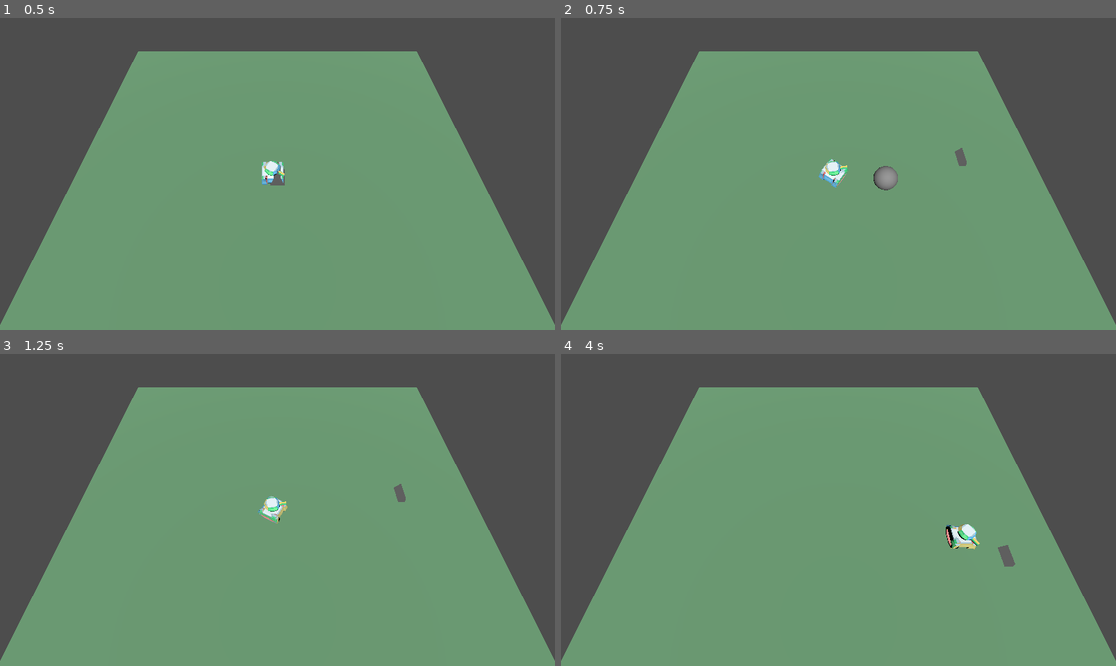
Above: before the commit, frames 1-4 (two rows, left to right).
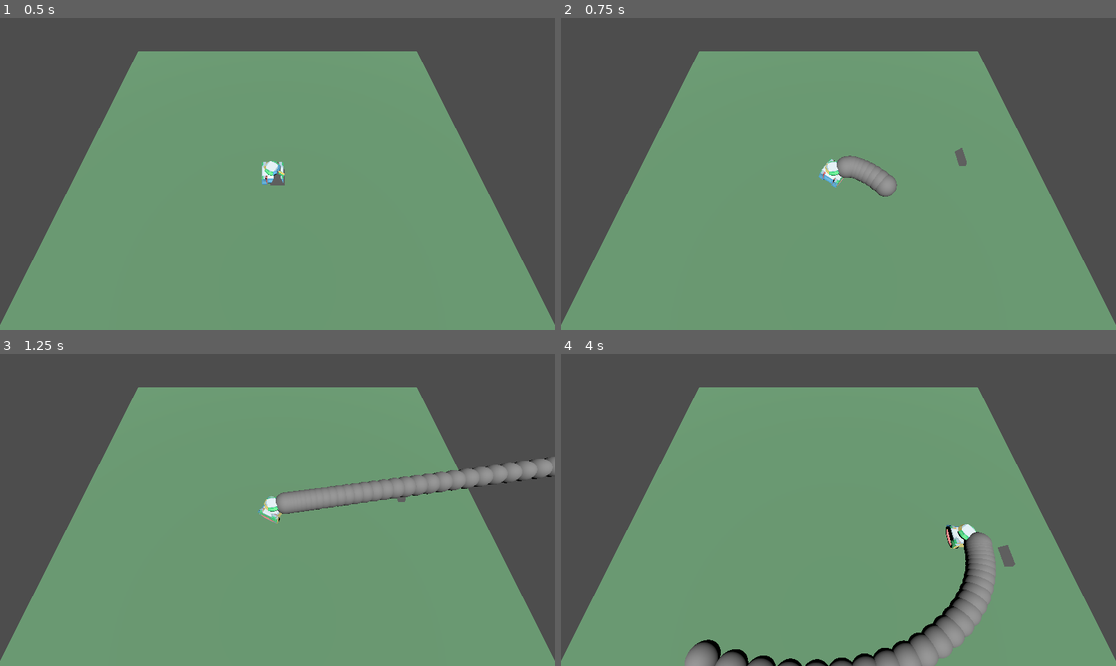
Above: after the commit, the same moments.

Repository: Skeleray/Tonks
Game: Godot game, scene res://MainTestScene.tscn
Same seed, same stepped clock (60 frames per second), same inputs: the game is played once before the commit and once after it.
Inputs (mouse positions are in pixels of both pictures, inside the frame that each line leads up to):
- Up to frame 1 (0.5 s): no input
- Up to frame 2 (0.75 s): tap Enter at 0.5 s; move the mouse to (960, 158) at 0.52 s; hold D (right) from 0.53 s (still down); hold Space (shoot) from 0.53 s (still down)
- Up to frame 3 (1.25 s): keep holding D (right); keep holding Space (shoot)
- Up to frame 4 (4 s): move the mouse to (727, 525) at 1.27 s; release D (right) at 1.28 s; release Space (shoot) at 1.28 s; hold S (backward) 1.28-2.03 s; tap Space (shoot) at 1.35, 2.85 s; move the mouse to (894, 441) at 2.02 s; hold D (right) 2.03-2.78 s; hold Space (shoot) 2.03-2.78 s; move the mouse to (810, 572) at 2.77 s; hold W (forward) 2.78-3.53 s; move the mouse to (1005, 556) at 3.52 s; hold A (left) from 3.53 s (still down); hold Space (shoot) from 3.53 s (still down)

Frame 1 is identical in both runs. In frame 2, 0.7% of the frame differs, in the area x 49-61%, y 44-58%; in frame 3, 3.0%; in frame 4, 4.3%, in the area x 22-79%, y 57-100%.

Commit message:
tank does not shoot the bullets towards the sky

Diff:
--- a/Character/tank_head.gd
+++ b/Character/tank_head.gd
@@ -41,13 +41,14 @@
 			global_rotation.y = new_angle
 
 
-	if Input.is_action_pressed("shoot") and testBool == false:
+	if Input.is_action_pressed("shoot") :
 		var new_bullet: BaseBullet
 		var test  =  bullet.instantiate()
 		new_bullet = test as BaseBullet
 		get_tree().root.add_child(new_bullet)
-		var bulletDirection :=  (shootPoint.global_position - global_position).normalized()
-		new_bullet.SetStartPosition(shootPoint.global_position, bulletDirection)
+		var bulletDirection3D :=  (shootPoint.global_position - global_position)
+		var bullet_direction_flatt := Vector3(bulletDirection3D.x,0,bulletDirection3D.z).normalized()
+		new_bullet.SetStartPosition(shootPoint.global_position, bullet_direction_flatt)
 		testBool = true
 
 
